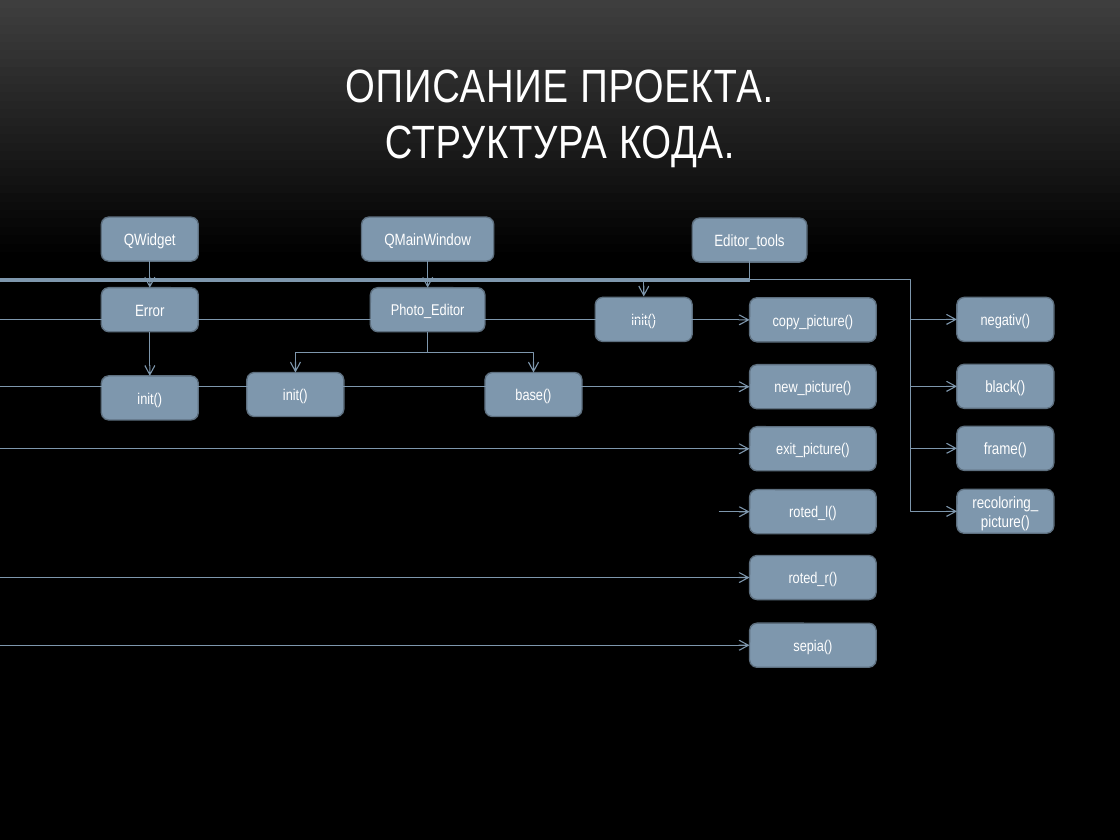
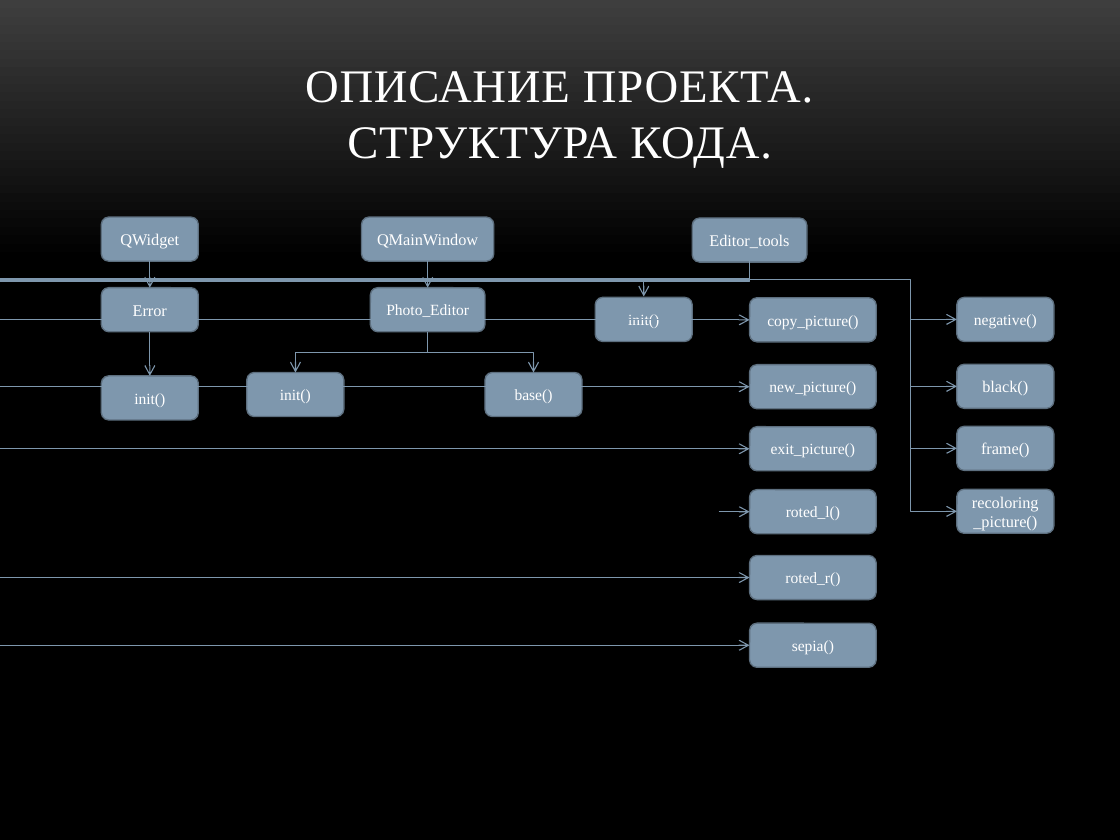
Before and after one commit to feodorrussia/MiniProject, a slide deck: slide 6 of Project/Минипроект Белоуса Фёдора.pptx. Drawn at 1120x840 pixels with LibreOffice and Linux fonts; fonts in the diff are those of the drawing; background and template pictures are left out. Boxes give left, top, right and bottom in pixels: in the first picture for what was removed or moved away, otherwise in the second. Text is boxed around its words. In the diff, an @@ line names an element or a change of style, - is before the commit and + after.

```diff
--- a/Project/Минипроект Белоуса Фёдора.pptx
+++ b/Project/Минипроект Белоуса Фёдора.pptx
@@ text in rounded rectangle at [974,314,1037,329]: text changed; font Arial Narrow to Times New Roman @@
-negativ()
+negative()
@@ font Arial Narrow to Times New Roman in 19 elements at [305,71,813,168], [102,217,199,261], [102,288,199,332], [362,217,494,261], [692,218,806,262], [371,288,485,332], [102,376,199,420], [485,373,582,417], [246,373,344,417], [595,298,692,342], [956,364,1054,408], [956,427,1054,470], [956,489,1054,533], [749,298,876,342], [749,365,876,409], [749,427,876,470], [749,489,876,533], [749,556,876,599], [749,623,876,666] @@
```
Also in this commit, not shown: 5 other slides changed.
